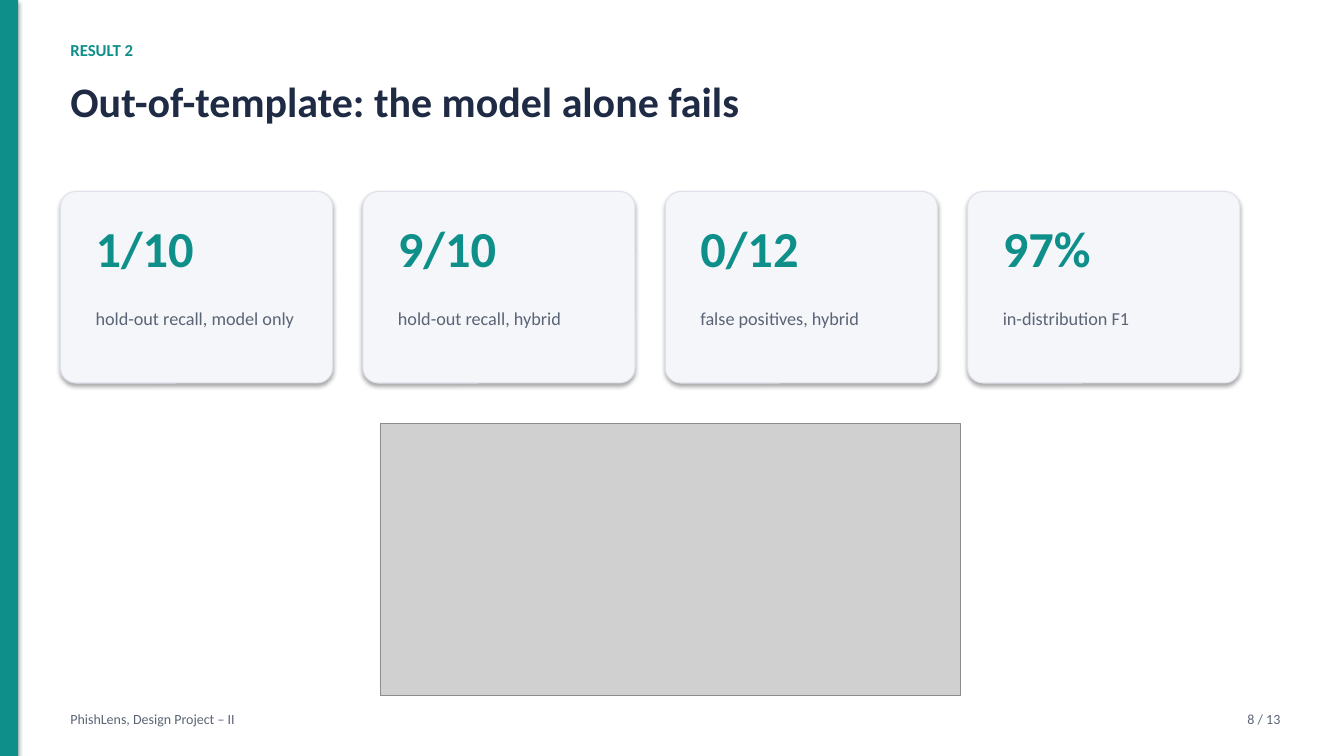
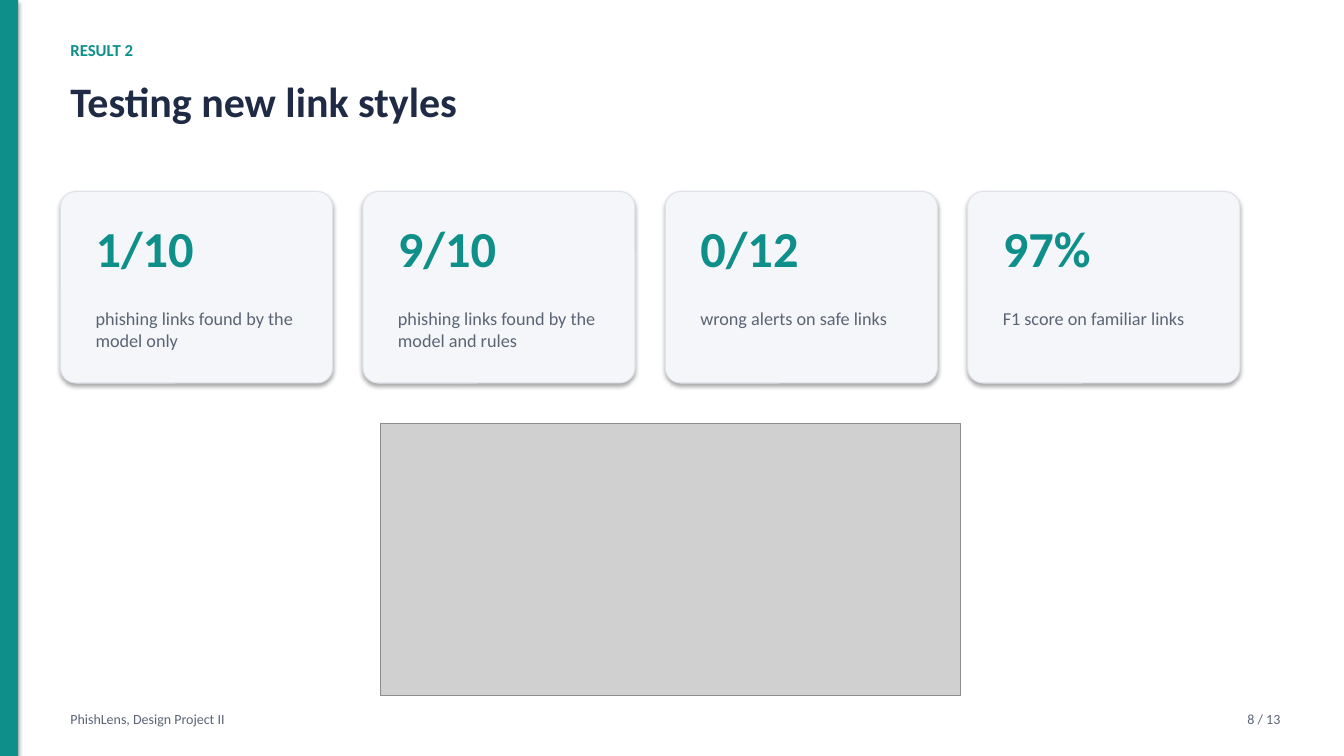
Before and after one commit to harshacreate/PhishLens, a slide deck: slide 8 of report/PhishLens_Presentation.pptx. Drawn at 1344x756 pixels with LibreOffice and Linux fonts; fonts in the diff are those of the drawing; grey boxes stand for pictures. Boxes give left, top, right and bottom in pixels: in the first picture for what was removed or moved away, otherwise in the second. Text is boxed around its words. In the diff, an @@ line names an element or a change of style, - is before the commit and + after.

```diff
--- a/report/PhishLens_Presentation.pptx
+++ b/report/PhishLens_Presentation.pptx
@@ text at [70,87,457,124]: text changed @@
-Out-of-template: the model alone fails
+Testing new link styles
@@ text at [96,312,293,350]: text changed @@
-hold-out recall, model only
+phishing links found by the model only
@@ text at [398,312,596,347]: text changed @@
-hold-out recall, hybrid
+phishing links found by the model and rules
@@ text at [700,312,887,328]: text changed @@
-false positives, hybrid
+wrong alerts on safe links
@@ text at [1003,312,1184,325]: text changed @@
-in-distribution F1
+F1 score on familiar links
@@ text at [70,714,225,727]: text changed @@
-PhishLens, Design Project – II
+PhishLens, Design Project II
```
Also in this commit, not shown: 12 other slides changed, 16 other files.
